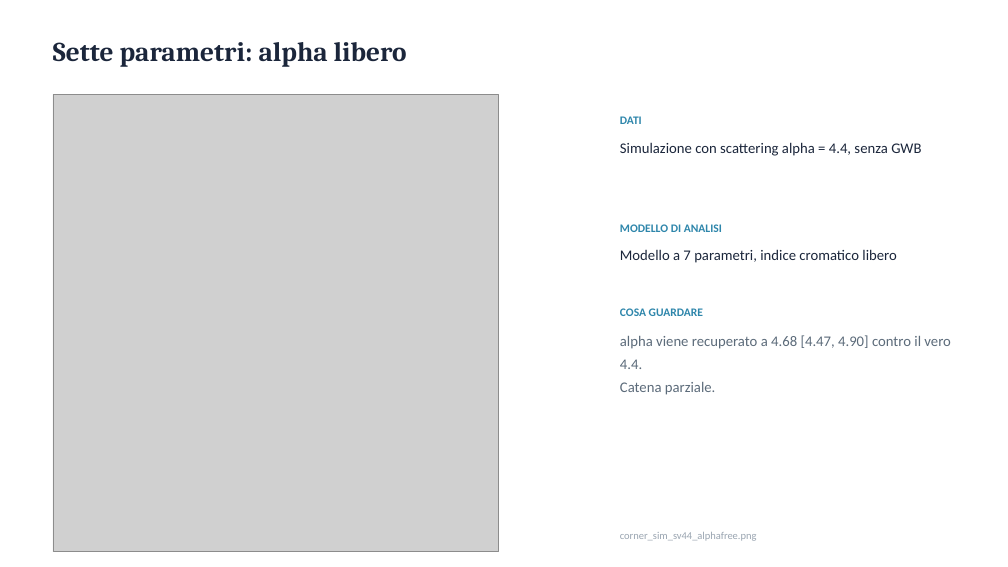
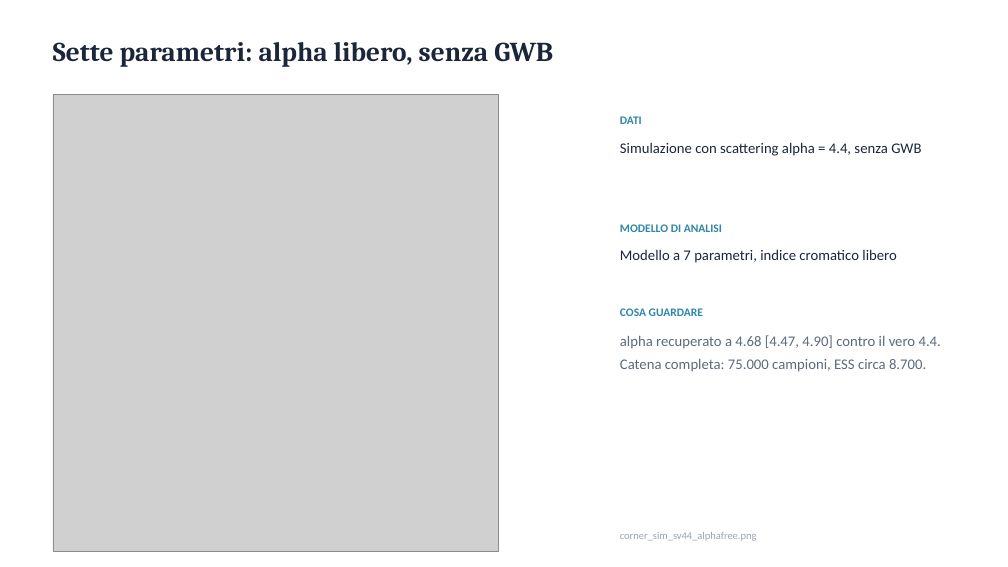
Before and after one commit to caivanolorenzo35-design/Tesi-PTA, a slide deck: slide 30 of Tesi_J1640_grafici.pptx. Drawn at 1008x567 pixels with LibreOffice and Linux fonts; fonts in the diff are those of the drawing; grey boxes stand for pictures. Boxes give left, top, right and bottom in pixels: in the first picture for what was removed or moved away, otherwise in the second. Text is boxed around its words. In the diff, an @@ line names an element or a change of style, - is before the commit and + after.

Commit message:
Band noise: simulazioni a 50 componenti, sezioni 40 vs 50 nei notebook 16-18, modello a 8 parametri (notebook 19 sim, 20 reali)

```diff
--- a/Tesi_J1640_grafici.pptx
+++ b/Tesi_J1640_grafici.pptx
@@ text at (x1=53, y1=42, x2=553, y2=67): text changed @@
-Sette parametri: alpha libero
+Sette parametri: alpha libero, senza GWB
@@ text at (x1=620, y1=335, x2=941, y2=372): text changed @@
-alpha viene recuperato a 4.68 [4.47, 4.90] contro il vero 4.4.
-Catena parziale.
+alpha recuperato a 4.68 [4.47, 4.90] contro il vero 4.4.
+Catena completa: 75.000 campioni, ESS circa 8.700.
```
Also in this commit, not shown: 5 other slides changed, 2 slides added, 2 slides removed, 59 other files.
